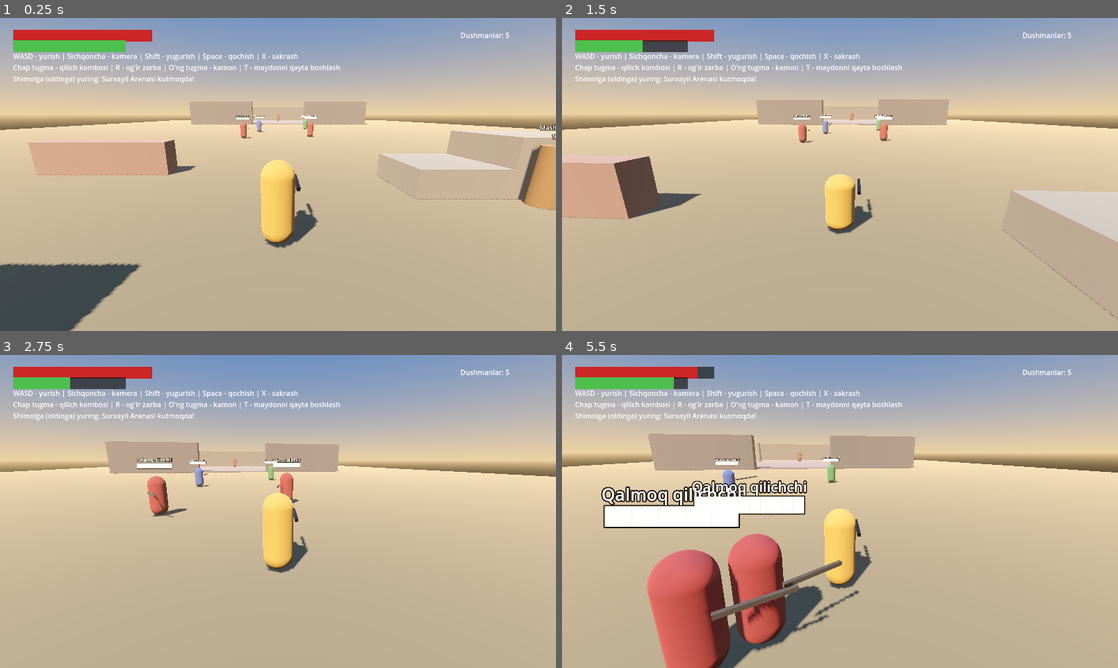
Above: before the commit, frames 1-4 (two rows, left to right).
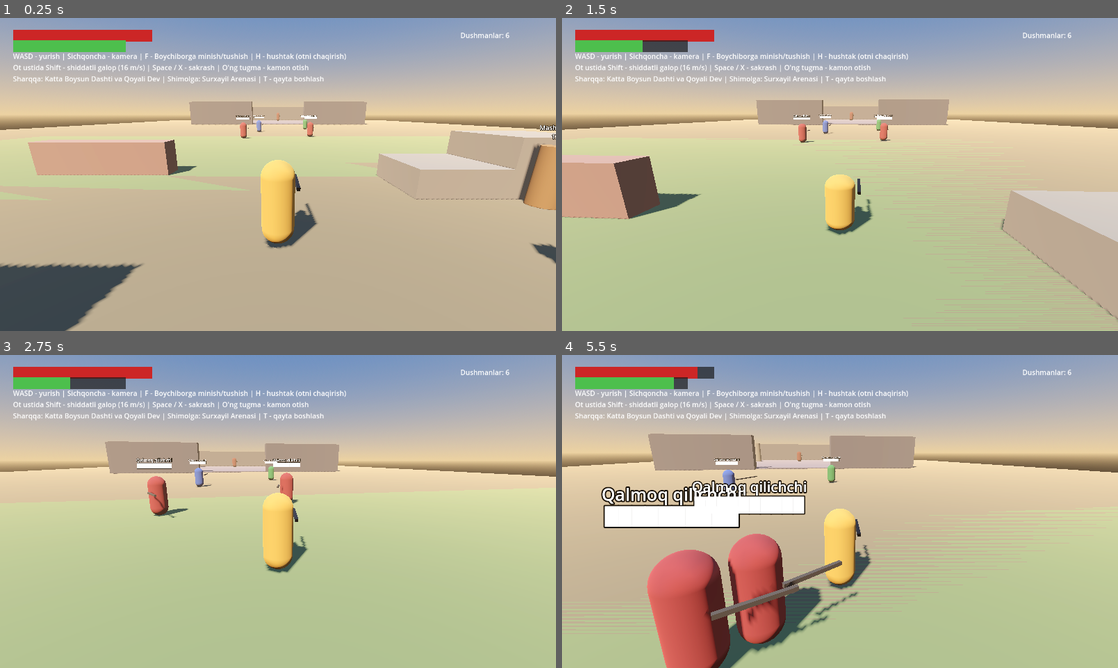
Above: after the commit, the same moments.

Repository: sardorergashev09uzb-commits/yangi
Game: Godot game, scene res://scenes/main.tscn
The game is run twice, just before and just after one commit, with the same random seed, the same clock (stepped at 60 frames per second) and the same inputs.
Inputs (mouse positions are in pixels of both pictures, inside the frame that each line leads up to):
- Up to frame 1 (0.25 s): no input
- Up to frame 2 (1.5 s): tap Enter at 0.5 s; move the mouse to (867, 174) at 0.52 s; hold Right mouse button (aim) 0.53-1.28 s; hold W (move_forward) from 0.53 s (still down); click (867, 174) at 0.67 s; tap X (jump) at 0.77, 1.07 s; tap Space (dodge) at 0.8, 1.35 s; move the mouse to (812, 174) at 1.27 s
- Up to frame 3 (2.75 s): keep holding W (move_forward); tap X (jump) at 1.52, 1.82 s; tap Shift (sprint) at 1.55 s; move the mouse to (289, 505) at 2.02 s; hold Shift (sprint) from 2.03 s (still down); tap F (interact, bound only after the commit) at 2.3 s
- Up to frame 4 (5.5 s): keep holding W (move_forward); move the mouse to (834, 517) at 2.77 s; release Shift (sprint) at 2.78 s; tap F (interact, bound only after the commit) at 2.85 s; click (834, 517) at 2.92 s; tap X (jump) at 3.02, 3.32, 3.77, 3.8, 4.07, 4.35, 4.52, 4.82 s; tap H (whistle, bound only after the commit) at 3.05, 3.6 s; move the mouse to (878, 514) at 3.52 s; move the mouse to (795, 508) at 4.27 s; right-click (795, 508) at 4.55 s; move the mouse to (845, 511) at 5.02 s; hold Right mouse button (aim) from 5.03 s (still down); click (845, 511) at 5.17 s; tap Space (dodge) at 5.3 s

The runs differ from the first frame. In frame 1, 1.9% of the frame differs, in the area x 0-100%, y 4-100%; in frame 2, 1.5%; in frame 3, 1.4%; in frame 4, 2.0%, in the area x 3-92%, y 4-100%.

Commit message:
5-bosqich: Boychibor (ot minish, galop, sakrash, kamon, hushtak), Katta Boysun Dashti, Qoyali Dev va Surxayil boss balansi

Diff:
--- a/scripts/autoload/input_setup.gd
+++ b/scripts/autoload/input_setup.gd
@@ -16,6 +16,8 @@
 	_action("attack_light", [_mouse(MOUSE_BUTTON_LEFT)], [_button(JOY_BUTTON_X), _axis(JOY_AXIS_TRIGGER_RIGHT, 1.0)])
 	_action("attack_heavy", [_key(KEY_R)], [_button(JOY_BUTTON_Y)])
 	_action("aim", [_mouse(MOUSE_BUTTON_RIGHT)], [_axis(JOY_AXIS_TRIGGER_LEFT, 1.0)])
+	_action("interact", [_key(KEY_F)], [_button(JOY_BUTTON_Y)])
+	_action("whistle", [_key(KEY_H)], [_button(JOY_BUTTON_DPAD_UP)])
 	_action("pause", [_key(KEY_ESCAPE)], [_button(JOY_BUTTON_START)])
 
 
--- a/scripts/enemies/boss_surxayil.gd
+++ b/scripts/enemies/boss_surxayil.gd
@@ -21,10 +21,10 @@
 	DEAD         # Mag'lub bo'ldi
 }
 
-@export var max_health := 350.0
+@export var max_health := 280.0
 @export var gravity := 20.0
 
-var health := 350.0
+var health := 280.0
 var phase := 1
 var state := State.DORMANT
 
@@ -234,15 +234,15 @@
 		var to_p := _player.global_position - (global_position + -global_basis.z * 2.2)
 		to_p.y = 0.0
 		if to_p.length() < 2.5:
-			_player.take_damage(32.0 if phase == 1 else 45.0, global_position, 12.0)
+			_player.take_damage(20.0 if phase == 1 else 28.0, global_position, 10.0)
 	elif _timer >= windup + 0.3:
 		_start_recover(0.8 if phase == 1 else 0.5)
 
 
 func _spawn_shockwave() -> void:
 	var sw := Shockwave.new()
-	sw.damage = 18.0 if phase == 1 else 26.0
-	sw.speed = 10.0 if phase == 1 else 13.0
+	sw.damage = 12.0 if phase == 1 else 16.0
+	sw.speed = 9.0 if phase == 1 else 12.0
 	sw.max_radius = 11.0
 	get_tree().current_scene.add_child(sw)
 	sw.global_position = global_position + -global_basis.z * 1.5 + Vector3.UP * 0.1
@@ -283,7 +283,7 @@
 		var forward := -global_basis.z
 		if forward.angle_to(to_p) < deg_to_rad(100.0):
 			_struck = true
-			_player.take_damage(24.0 if phase == 1 else 34.0, global_position, 9.0)
+			_player.take_damage(16.0 if phase == 1 else 22.0, global_position, 8.0)
 			FX.hit_stop(0.06)
 
 
@@ -319,7 +319,7 @@
 		var to_p := _player.global_position - global_position
 		to_p.y = 0.0
 		if to_p.length() <= 4.5:
-			_player.take_damage(20.0, global_position, 10.0)
+			_player.take_damage(12.0, global_position, 8.0)
 			FX.hit_stop(0.05)
 
 	if _spin_count >= 4 or _timer >= 1.6:
--- /dev/null
+++ b/scripts/enemies/steppe_giant.gd
@@ -0,0 +1,233 @@
+class_name SteppeGiant
+extends CharacterBody3D
+## Dasht Devi (Cho'l / Qoya Devi) - O'zbek mifologiyasidagi ulkan jonzot.
+## Xususiyatlari:
+## - 4.5 metrli bahaybat tosh tanasi
+## - Uzoqdan tosh uloqtirish (Rock Throw)
+## - Yaqinda qadam larzasi (Stomp)
+
+enum State { IDLE, CHASE, THROW, STOMP, STAGGER, DEAD }
+
+@export var max_health := 180.0
+@export var aggro_range := 30.0
+@export var speed := 3.2
+@export var gravity := 20.0
+
+var state := State.IDLE
+var health := 180.0
+
+var _player: Player
+var _timer := 0.0
+var _cooldown := 1.5
+var _body: MeshInstance3D
+var _mat: StandardMaterial3D
+var _label: Label3D
+
+
+func _ready() -> void:
+	health = max_health
+	add_to_group("enemies")
+	add_to_group("hurtable")
+	collision_layer = 1 << 2
+	collision_mask = 1 | (1 << 1)
+
+	_build_visuals()
+
+
+func _build_visuals() -> void:
+	_mat = StandardMaterial3D.new()
+	_mat.albedo_color = Color(0.35, 0.38, 0.32) # Tosh va mox rang
+	_mat.roughness = 0.9
+	_mat.emission_enabled = true
+	_mat.emission = Color(0.8, 0.4, 0.1)
+	_mat.emission_energy_multiplier = 0.0
+
+	var torso := BoxMesh.new()
+	torso.size = Vector3(2.2, 3.2, 1.8)
+	torso.material = _mat
+
+	_body = MeshInstance3D.new()
+	_body.mesh = torso
+	_body.position.y = 2.2
+	add_child(_body)
+
+	var head := MeshInstance3D.new()
+	var head_mesh := BoxMesh.new()
+	head_mesh.size = Vector3(1.2, 1.1, 1.2)
+	head_mesh.material = _mat
+	head.mesh = head_mesh
+	head.position = Vector3(0, 4.2, 0)
+	add_child(head)
+
+	var col := CollisionShape3D.new()
+	var shape := BoxShape3D.new()
+	shape.size = Vector3(2.4, 4.5, 2.0)
+	col.shape = shape
+	col.position.y = 2.25
+	add_child(col)
+
+	_label = Label3D.new()
+	_label.position.y = 5.2
+	_label.billboard = BaseMaterial3D.BILLBOARD_ENABLED
+	_label.font_size = 44
+	add_child(_label)
+	_update_label()
+
+
+func _update_label() -> void:
+	var blocks := int(ceil(10.0 * health / max_health))
+	_label.text = "Qoyali Dasht Devi\n%s" % ["█".repeat(blocks)]
+
+
+func _physics_process(delta: float) -> void:
+	if _player == null or not is_instance_valid(_player):
+		_player = get_tree().get_first_node_in_group("player") as Player
+
+	_cooldown -= delta
+
+	var player_alive := _player != null and _player.state != Player.State.DEAD
+	if state == State.DEAD or _player == null or not player_alive:
+		velocity.x = move_toward(velocity.x, 0.0, 15.0 * delta)
+		velocity.z = move_toward(velocity.z, 0.0, 15.0 * delta)
+		velocity.y -= gravity * delta
+		move_and_slide()
+		return
+
+	var to_player := _player.global_position - global_position
+	to_player.y = 0.0
+	var dist := to_player.length()
+	var dir := to_player / dist if dist > 0.01 else Vector3.FORWARD
+
+	match state:
+		State.IDLE:
+			velocity.x = move_toward(velocity.x, 0.0, 20.0 * delta)
+			velocity.z = move_toward(velocity.z, 0.0, 20.0 * delta)
+			if dist < aggro_range:
+				state = State.CHASE
+		State.CHASE:
+			_face(dir, delta, 4.0)
+			if dist > 6.0:
+				velocity.x = dir.x * speed
+				velocity.z = dir.z * speed
+				if _cooldown <= 0.0 and dist < 25.0:
+					_start_throw(dir)
+			else:
+				velocity.x = move_toward(velocity.x, 0.0, 20.0 * delta)
+				velocity.z = move_toward(velocity.z, 0.0, 20.0 * delta)
+				if _cooldown <= 0.0:
+					_start_stomp(dir)
+		State.THROW:
+			_tick_throw(dir, delta)
+		State.STOMP:
+			_tick_stomp(dir, delta)
+		State.STAGGER:
+			_timer -= delta
+			velocity.x = move_toward(velocity.x, 0.0, 20.0 * delta)
+			velocity.z = move_toward(velocity.z, 0.0, 20.0 * delta)
+			if _timer <= 0.0:
+				state = State.CHASE
+
+	velocity.y -= gravity * delta
+	move_and_slide()
+
+
+func _start_throw(dir: Vector3) -> void:
+	state = State.THROW
+	_timer = 0.0
+	velocity = Vector3.ZERO
+
+
+func _tick_throw(dir: Vector3, delta: float) -> void:
+	_timer += delta
+	_face(dir, delta, 3.0)
+	var windup := 0.9
+
+	if _timer < windup:
+		var t := _timer / windup
+		_mat.emission_energy_multiplier = t * 2.0
+	else:
+		_mat.emission_energy_multiplier = 0.0
+		_throw_rock(dir)
+		_cooldown = 2.5
+		state = State.CHASE
+
+
+func _throw_rock(dir: Vector3) -> void:
+	var rock := Arrow.new() # Arrow mexanikasidan foydalanib tosh uloqtiradi
+	rock.shooter = self
+	rock.damage = 18.0
+	rock.gravity = 10.0
+	rock.hit_mask = 1 | (1 << 1)
+	var spawn := global_position + Vector3.UP * 4.0 + dir * 1.5
+	var target := _player.global_position + Vector3.UP * 1.0
+	rock.velocity = (target - spawn).normalized() * 26.0
+	get_tree().current_scene.add_child(rock)
+	rock.global_position = spawn
+
+
+func _start_stomp(dir: Vector3) -> void:
+	state = State.STOMP
+	_timer = 0.0
+	velocity = Vector3.ZERO
+
+
+func _tick_stomp(dir: Vector3, delta: float) -> void:
+	_timer += delta
+	_face(dir, delta, 4.0)
+	if _timer >= 0.7:
+		# Yerga tepish
+		var sw := Shockwave.new()
+		sw.damage = 14.0
+		sw.max_radius = 8.0
+		sw.speed = 8.0
+		get_tree().current_scene.add_child(sw)
+		sw.global_position = global_position + Vector3.UP * 0.1
+		_cooldown = 2.0
+		state = State.CHASE
+
+
+func _face(dir: Vector3, delta: float, turn_spd := 4.0) -> void:
+	if dir.length() < 0.01:
+		return
+	var goal := atan2(-dir.x, -dir.z)
+	rotation.y = lerp_angle(rotation.y, goal, 1.0 - exp(-turn_spd * delta))
+
+
+func take_damage(amount: float, from_pos := Vector3.ZERO, knockback := 2.0) -> void:
+	if state == State.DEAD:
+		return
+	health = maxf(health - amount, 0.0)
+	_update_label()
+	FX.popup(global_position + Vector3.UP * 4.5, amount)
+	_mat.emission_energy_multiplier = 2.0
+	create_tween().tween_property(_mat, "emission_energy_multiplier", 0.0, 0.2)
+	if health <= 0.0:
+		_die()
+		return
+	if state == State.IDLE:
+		state = State.CHASE
+	state = State.STAGGER
+	_timer = 0.35
+
+
+func _die() -> void:
+	state = State.DEAD
+	collision_layer = 0
+	remove_from_group("enemies")
+	remove_from_group("hurtable")
+	_label.visible = false
+	var t := create_tween()
+	t.tween_property(_body, "rotation:x", -PI / 2.0, 0.6)
+	t.parallel().tween_property(_body, "position:y", 0.8, 0.6)
+	await get_tree().create_timer(4.0).timeout
+	queue_free()
+
+
+func reset_to_spawn(spawn_pos: Vector3) -> void:
+	if state == State.DEAD:
+		return
+	global_position = spawn_pos
+	velocity = Vector3.ZERO
+	health = max_health
+	state = State.IDLE
+	_update_label()
--- a/scripts/player/player.gd
+++ b/scripts/player/player.gd
@@ -48,6 +48,8 @@
 var stamina := 100.0
 var aiming := false
 var bow_charge := 0.0
+var is_mounted := false
+var mounted_horse: Node3D = null
 
 var invulnerable: bool:
 	get:
@@ -91,6 +93,18 @@
 	if _hit_invuln > 0.0:
 		_hit_invuln -= delta
 		model.visible = int(_hit_invuln * 20.0) % 2 == 0 or _hit_invuln <= 0.0
+
+	if is_mounted:
+		# Ot ustida: harakatni ot bajaradi, o'yinchi yuzlanish va kamon bilan jang qiladi
+		_face(_cam_forward(), delta)
+		aiming = Input.is_action_pressed("aim")
+		rig.aiming = aiming
+		if aiming:
+			_bow(delta)
+		else:
+			_cancel_bow()
+		return
+
 	match state:
 		State.NORMAL:
 			_normal(delta)
@@ -150,6 +164,12 @@
 		_cancel_bow()
 		_start_dodge(dir if moving else -_cam_forward())
 		return
+
+	# Otdan foydalanish: Minish (F) yoki Hushtak chalish (H)
+	if Input.is_action_just_pressed("interact"):
+		_try_mount_horse()
+	elif Input.is_action_just_pressed("whistle"):
+		_whistle_horse()
 
 	if aiming:
 		_bow(delta)
@@ -366,6 +386,8 @@
 
 
 func _die() -> void:
+	if is_mounted and mounted_horse != null:
+		mounted_horse.dismount()
 	state = State.DEAD
 	Engine.time_scale = 1.0
 	FX.reset()
@@ -417,3 +439,20 @@
 	if stamina < max_stamina:
 		stamina = minf(stamina + stamina_regen * delta, max_stamina)
 		stamina_changed.emit(stamina, max_stamina)
+
+
+func _try_mount_horse() -> void:
+	for h in get_tree().get_nodes_in_group("horses"):
+		var horse := h as Horse
+		if horse != null and not horse.is_mounted and global_position.distance_to(horse.global_position) < 3.2:
+			horse.mount(self)
+			return
+
+
+func _whistle_horse() -> void:
+	FX.popup(global_position + Vector3.UP * 2.2, 0.0, Color(0.4, 0.8, 1.0))
+	for h in get_tree().get_nodes_in_group("horses"):
+		var horse := h as Horse
+		if horse != null and not horse.is_mounted:
+			horse.call_horse(self)
+			return
--- a/scripts/ui/hud.gd
+++ b/scripts/ui/hud.gd
@@ -46,9 +46,9 @@
 
 	var help := Label.new()
 	help.position = Vector2(30, 76)
-	help.text = "WASD - yurish | Sichqoncha - kamera | Shift - yugurish | Space - qochish | X - sakrash\n" \
-			+ "Chap tugma - qilich kombosi | R - og'ir zarba | O'ng tugma - kamon | T - maydonni qayta boshlash\n" \
-			+ "Shimolga (oldinga) yuring: Surxayil Arenasi kutmoqda!"
+	help.text = "WASD - yurish | Sichqoncha - kamera | F - Boychiborga minish/tushish | H - hushtak (otni chaqirish)\n" \
+			+ "Ot ustida Shift - shiddatli galop (16 m/s) | Space / X - sakrash | O'ng tugma - kamon otish\n" \
+			+ "Sharqqa: Katta Boysun Dashti va Qoyali Dev | Shimolga: Surxayil Arenasi | T - qayta boshlash"
 	add_child(help)
 
 	_connect_player.call_deferred()
--- a/scripts/world/arena.gd
+++ b/scripts/world/arena.gd
@@ -1,11 +1,15 @@
 extends Node3D
-## Test poligoni va Surxayil Boss arenasi.
+## Test poligoni, Surxayil Boss arenasi va Boysun Dashti (Boychibor bilan).
 
 var _boss: BossSurxayil
 var _arena_gate: StaticBody3D
 var _fight_started := false
 var _boss_spawn := Vector3(0, 0, -90)
 var _enemy_spawns: Array[Dictionary] = []
+
+var _horse: Horse
+var _giant: SteppeGiant
+var _giant_spawn := Vector3(38, 0, 48)
 
 
 func _ready() -> void:
@@ -20,7 +24,7 @@
 	var ramp := _box(Vector3(-6, 0.9, 6), Vector3(5, 0.5, 8), Color(0.5, 0.5, 0.45))
 	ramp.rotation_degrees.x = 15
 
-	# Mashg'ulot yog'ochi (burchakda, dushmanga xalaqit bermaydi)
+	# Mashg'ulot yog'ochi
 	var dummy := Dummy.new()
 	dummy.position = Vector3(8, 0, -2)
 	add_child(dummy)
@@ -36,11 +40,70 @@
 	trap.position = Vector3(5, 0.15, 8)
 	add_child(trap)
 
+	# Boychibor tulpori (o'yinchi yonida o'tlab turadi)
+	_horse = Horse.new()
+	_horse.position = Vector3(4.5, 0.1, 3.5)
+	add_child(_horse)
+
+	# Katta Boysun Dashti (Janub va Sharq tomonda)
+	_build_steppe()
+
 	# Surxayil Boss Arenasi (Shimolda, Z = -60 dan -105 gacha)
 	_build_boss_arena()
 
 	# O'yinchi qayta tirilganda arenani tiklash ulanishi
 	_connect_player_respawn.call_deferred()
+
+
+func _build_steppe() -> void:
+	# Keng yashil-oltin dasht yaylovi
+	var steppe_center := Vector3(40, -0.45, 45)
+	_box(steppe_center, Vector3(140, 0.9, 140), Color(0.42, 0.45, 0.28))
+
+	# Dashtdagi tabiiy qoyalar va tepaliklar
+	_hill(Vector3(20, 1.0, 30), Vector3(14, 2.5, 12))
+	_hill(Vector3(60, 1.8, 55), Vector3(20, 3.8, 18))
+	_hill(Vector3(35, 1.2, 70), Vector3(16, 2.6, 14))
+
+	# Qadimiy tosh balballar (qadimgi obidalar)
+	for bp in [Vector3(15, 0, 45), Vector3(55, 0, 35), Vector3(40, 0, 75)]:
+		_balbal(bp)
+
+	# Dasht Devi (Qoyali Dev)
+	_giant = SteppeGiant.new()
+	_giant.position = _giant_spawn
+	add_child(_giant)
+
+
+func _hill(pos: Vector3, size: Vector3) -> StaticBody3D:
+	var h := _box(pos, size, Color(0.46, 0.44, 0.32))
+	h.rotation_degrees.y = randf_range(0, 45)
+	return h
+
+
+func _balbal(pos: Vector3) -> void:
+	var body := StaticBody3D.new()
+	body.position = pos
+	var cyl := CylinderMesh.new()
+	cyl.top_radius = 0.4
+	cyl.bottom_radius = 0.5
+	cyl.height = 3.5
+	var mat := StandardMaterial3D.new()
+	mat.albedo_color = Color(0.5, 0.48, 0.44)
+	cyl.material = mat
+	var mi := MeshInstance3D.new()
+	mi.mesh = cyl
+	mi.position.y = 1.75
+	body.add_child(mi)
+
+	var col := CollisionShape3D.new()
+	var shape := CylinderShape3D.new()
+	shape.radius = 0.55
+	shape.height = 3.5
+	col.shape = shape
+	col.position.y = 1.75
+	body.add_child(col)
+	add_child(body)
 
 
 func _connect_player_respawn() -> void:
@@ -60,6 +123,15 @@
 	# Boss tirik bo'lsa, asl joyiga qaytarilib, uxlash holatiga o'tkaziladi
 	if _boss and is_instance_valid(_boss):
 		_boss.reset_boss(_boss_spawn)
+
+	# Dasht devi tirik bo'lsa, joyiga qaytadi
+	if _giant and is_instance_valid(_giant):
+		_giant.reset_to_spawn(_giant_spawn)
+
+	# Boychibor otdan tushgan bo'lsa, o'yinchi yoniga qaytadi
+	if _horse and is_instance_valid(_horse) and not _horse.is_mounted:
+		_horse.global_position = Vector3(4.5, 0.1, 3.5)
+		_horse.velocity = Vector3.ZERO
 
 	# Tirik qolgan dushmanlar o'z joylariga qaytadi (o'lganlari qayta tug'ilmaydi!)
 	for item in _enemy_spawns:
@@ -137,7 +209,6 @@
 	_fight_started = true
 	_boss.activate()
 
-	# Darvoza ko'tarilib yo'lni to'sadi
 	var t := create_tween()
 	t.tween_property(_arena_gate, "position:y", 3.0, 0.8).set_trans(Tween.TRANS_BOUNCE).set_ease(Tween.EASE_OUT)
 
@@ -187,7 +258,7 @@
 	env.tonemap_mode = Environment.TONE_MAPPER_FILMIC
 	env.fog_enabled = true
 	env.fog_light_color = Color(0.85, 0.72, 0.55)
-	env.fog_density = 0.004
+	env.fog_density = 0.003
 	env.ssao_enabled = true
 	env.glow_enabled = true
 	var we := WorldEnvironment.new()
@@ -198,7 +269,7 @@
 	sun.rotation_degrees = Vector3(-50, -35, 0)
 	sun.light_color = Color(1.0, 0.92, 0.8)
 	sun.shadow_enabled = true
-	sun.directional_shadow_max_distance = 90.0
+	sun.directional_shadow_max_distance = 120.0
 	add_child(sun)
 
 
--- /dev/null
+++ b/scripts/world/horse.gd
@@ -0,0 +1,273 @@
+class_name Horse
+extends CharacterBody3D
+## Boychibor - Alpamishning afsonaviy tulpori.
+## Xususiyatlari:
+## - O'tlab turish (Idle)
+## - Hushtak chalinganda (H) o'yinchi yoniga yugurib kelish (Whistle Call)
+## - Minish (F): tezkor yugurish (16 m/s galop), baland sakrash va ot ustida kamon otish.
+
+signal mounted_state_changed(is_mounted: bool)
+
+@export var walk_speed := 7.5
+@export var gallop_speed := 16.0
+@export var jump_velocity := 8.5
+@export var turn_speed := 8.0
+@export var gravity := 20.0
+
+var is_mounted := false
+var rider: Player = null
+var is_called := false
+
+var _follow_target: Node3D = null
+var _saddle: Node3D
+var _prompt_label: Label3D
+var _body_mesh: Node3D
+var _legs: Array[Node3D] = []
+var _anim_time := 0.0
+
+
+func _ready() -> void:
+	add_to_group("horses")
+	collision_layer = 1 # Dunyo bilan to'qnashadi
+	collision_mask = 1
+
+	_build_visuals()
+
+
+func _build_visuals() -> void:
+	_body_mesh = Node3D.new()
+	add_child(_body_mesh)
+
+	var horse_mat := StandardMaterial3D.new()
+	horse_mat.albedo_color = Color(0.48, 0.24, 0.12) # To'riq / to'q jigar
+	horse_mat.roughness = 0.7
+
+	var dark_mat := StandardMaterial3D.new()
+	dark_mat.albedo_color = Color(0.12, 0.1, 0.08) # Yol va oyoq uchlari
+
+	var saddle_mat := StandardMaterial3D.new()
+	saddle_mat.albedo_color = Color(0.7, 0.15, 0.15) # Qizil baxmal egar
+
+	# 1. Tana (Torso)
+	var torso := MeshInstance3D.new()
+	var box := BoxMesh.new()
+	box.size = Vector3(0.9, 0.9, 2.2)
+	torso.mesh = box
+	torso.material_override = horse_mat
+	torso.position = Vector3(0, 1.4, 0)
+	_body_mesh.add_child(torso)
+
+	# 2. Bo'yin va Bosh
+	var neck := MeshInstance3D.new()
+	var neck_box := BoxMesh.new()
+	neck_box.size = Vector3(0.45, 0.9, 0.6)
+	neck.mesh = neck_box
+	neck.material_override = horse_mat
+	neck.position = Vector3(0, 2.0, -1.0)
+	neck.rotation_degrees.x = -25.0
+	_body_mesh.add_child(neck)
+
+	var head := MeshInstance3D.new()
+	var head_box := BoxMesh.new()
+	head_box.size = Vector3(0.4, 0.45, 0.8)
+	head.mesh = head_box
+	head.material_override = horse_mat
+	head.position = Vector3(0, 2.3, -1.4)
+	_body_mesh.add_child(head)
+
+	# 3. Egar (Saddle)
+	_saddle = Node3D.new()
+	_saddle.position = Vector3(0, 1.95, -0.1)
+	add_child(_saddle)
+
+	var saddle_mesh := MeshInstance3D.new()
+	var sbox := BoxMesh.new()
+	sbox.size = Vector3(0.7, 0.2, 0.7)
+	saddle_mesh.mesh = sbox
+	saddle_mesh.material_override = saddle_mat
+	_saddle.add_child(saddle_mesh)
+
+	# 4. Oyoqlar (4 ta ustun)
+	var leg_positions := [
+		Vector3(-0.35, 0.65, -0.7), # Old chap
+		Vector3(0.35, 0.65, -0.7),  # Old o'ng
+		Vector3(-0.35, 0.65, 0.7),  # Orqa chap
+		Vector3(0.35, 0.65, 0.7),   # Orqa o'ng
+	]
+	for pos in leg_positions:
+		var leg_pivot := Node3D.new()
+		leg_pivot.position = pos + Vector3(0, 0.5, 0)
+		_body_mesh.add_child(leg_pivot)
+
+		var leg_mi := MeshInstance3D.new()
+		var cyl := CylinderMesh.new()
+		cyl.top_radius = 0.12
+		cyl.bottom_radius = 0.09
+		cyl.height = 1.1
+		leg_mi.mesh = cyl
+		leg_mi.material_override = horse_mat
+		leg_mi.position.y = -0.5
+		leg_pivot.add_child(leg_mi)
+		_legs.append(leg_pivot)
+
+	# 5. Dum
+	var tail := MeshInstance3D.new()
+	var tail_cyl := CylinderMesh.new()
+	tail_cyl.top_radius = 0.08
+	tail_cyl.bottom_radius = 0.03
+	tail_cyl.height = 1.0
+	tail.mesh = tail_cyl
+	tail.material_override = dark_mat
+	tail.position = Vector3(0, 1.4, 1.2)
+	tail.rotation_degrees.x = 20.0
+	_body_mesh.add_child(tail)
+
+	# Kolliziya
+	var col := CollisionShape3D.new()
+	var cbox := BoxShape3D.new()
+	cbox.size = Vector3(1.1, 1.9, 2.4)
+	col.shape = cbox
+	col.position.y = 1.05
+	add_child(col)
+
+	# Interaction Label
+	_prompt_label = Label3D.new()
+	_prompt_label.text = "BOYCHIBOR\n[ F ] - Minish"
+	_prompt_label.font_size = 40
+	_prompt_label.position = Vector3(0, 2.8, 0)
+	_prompt_label.billboard = BaseMaterial3D.BILLBOARD_ENABLED
+	_prompt_label.modulate = Color(1.0, 0.9, 0.4)
+	add_child(_prompt_label)
+
+
+func _physics_process(delta: float) -> void:
+	if is_mounted and rider != null:
+		_process_mounted(delta)
+	elif is_called and _follow_target != null:
+		_process_calling(delta)
+	else:
+		_process_idle(delta)
+
+	move_and_slide()
+	_animate_legs(delta)
+	_update_prompt()
+
+
+func _process_mounted(delta: float) -> void:
+	_prompt_label.visible = false
+
+	# Tushish (Dismount)
+	if Input.is_action_just_pressed("interact"):
+		dismount()
+		return
+
+	# Harakat yo'nalishi (kamera burchagiga mos)
+	var input := Input.get_vector("move_left", "move_right", "move_forward", "move_back")
+	var cam_yaw := rider.rig.yaw
+	var move_dir := Vector3(input.x, 0, input.y).rotated(Vector3.UP, cam_yaw)
+	var moving := move_dir.length() > 0.1
+
+	var galloping := moving and Input.is_action_pressed("sprint")
+	var current_speed := gallop_speed if galloping else walk_speed
+
+	if moving:
+		var target_yaw := atan2(-move_dir.x, -move_dir.z)
+		rotation.y = lerp_angle(rotation.y, target_yaw, 1.0 - exp(-turn_speed * delta))
+		var fwd := -global_basis.z
+		velocity.x = fwd.x * current_speed
+		velocity.z = fwd.z * current_speed
+	else:
+		velocity.x = move_toward(velocity.x, 0.0, 30.0 * delta)
+		velocity.z = move_toward(velocity.z, 0.0, 30.0 * delta)
+
+	# Sakrash
+	if is_on_floor() and (Input.is_action_just_pressed("jump") or Input.is_action_just_pressed("dodge")):
+		velocity.y = jump_velocity
+
+	if not is_on_floor():
+		velocity.y -= gravity * delta
+
+	# Chavandozni egar ustida ushlab turish
+	rider.global_position = _saddle.global_position
+
+
+func _process_calling(delta: float) -> void:
+	var to_target := _follow_target.global_position - global_position
+	to_target.y = 0.0
+	var dist := to_target.length()
+
+	if dist > 3.0:
+		var dir := to_target.normalized()
+		var target_yaw := atan2(-dir.x, -dir.z)
+		rotation.y = lerp_angle(rotation.y, target_yaw, 1.0 - exp(-turn_speed * delta))
+		velocity.x = -global_basis.z.x * 12.0
+		velocity.z = -global_basis.z.z * 12.0
+	else:
+		is_called = false
+		velocity = Vector3.ZERO
+
+	if not is_on_floor():
+		velocity.y -= gravity * delta
+
+
+func _process_idle(delta: float) -> void:
+	velocity.x = move_toward(velocity.x, 0.0, 25.0 * delta)
+	velocity.z = move_toward(velocity.z, 0.0, 25.0 * delta)
+	if not is_on_floor():
+		velocity.y -= gravity * delta
+
+
+func _animate_legs(delta: float) -> void:
+	var horiz_vel := Vector2(velocity.x, velocity.z).length()
+	if horiz_vel > 0.5:
+		_anim_time += delta * (horiz_vel * 1.5)
+		var s := sin(_anim_time)
+		_legs[0].rotation_degrees.x = s * 30.0
+		_legs[1].rotation_degrees.x = -s * 30.0
+		_legs[2].rotation_degrees.x = -s * 30.0
+		_legs[3].rotation_degrees.x = s * 30.0
+		_body_mesh.position.y = abs(sin(_anim_time * 2.0)) * 0.08
+	else:
+		for leg in _legs:
+			leg.rotation_degrees.x = lerpf(leg.rotation_degrees.x, 0.0, 10.0 * delta)
+		_body_mesh.position.y = move_toward(_body_mesh.position.y, 0.0, delta)
+
+
+func _update_prompt() -> void:
+	if is_mounted:
+		return
+	var p := get_tree().get_first_node_in_group("player") as Player
+	if p == null:
+		_prompt_label.visible = false
+		return
+	var dist := global_position.distance_to(p.global_position)
+	_prompt_label.visible = dist < 3.2
+
+
+func mount(p: Player) -> void:
+	is_mounted = true
+	rider = p
+	rider.is_mounted = true
+	rider.mounted_horse = self
+	is_called = false
+	_prompt_label.visible = false
+	mounted_state_changed.emit(true)
+
+
+func dismount() -> void:
+	if not is_mounted or rider == null:
+		return
+	var drop_pos := global_position + global_basis.x * 1.6
+	rider.global_position = drop_pos
+	rider.is_mounted = false
+	rider.mounted_horse = null
+	is_mounted = false
+	rider = null
+	mounted_state_changed.emit(false)
+
+
+func call_horse(target: Node3D) -> void:
+	if is_mounted:
+		return
+	_follow_target = target
+	is_called = true
--- a/tests/combat_test.gd
+++ b/tests/combat_test.gd
@@ -102,11 +102,11 @@
 
 	# 1-bosqich zarari
 	boss.take_damage(100.0, player.global_position)
-	_check(boss.health == 250.0, "boss 1-bosqichda noto'g'ri zarar oldi")
+	_check(boss.health == 180.0, "boss 1-bosqichda noto'g'ri zarar oldi")
 	_check(boss.phase == 1, "boss hali 1-bosqichda bo'lishi kerak")
 
-	# 2-bosqichga o'tish (HP <= 50% = 175)
-	boss.take_damage(80.0, player.global_position)
+	# 2-bosqichga o'tish (HP <= 50% = 140)
+	boss.take_damage(50.0, player.global_position)
 	await _frames(2)
 	_check(boss.phase == 2, "boss 2-bosqichga o'tmadi")
 	_check(boss.state == BossSurxayil.State.ROAR, "2-bosqichda roar holati boshlanmadi")
